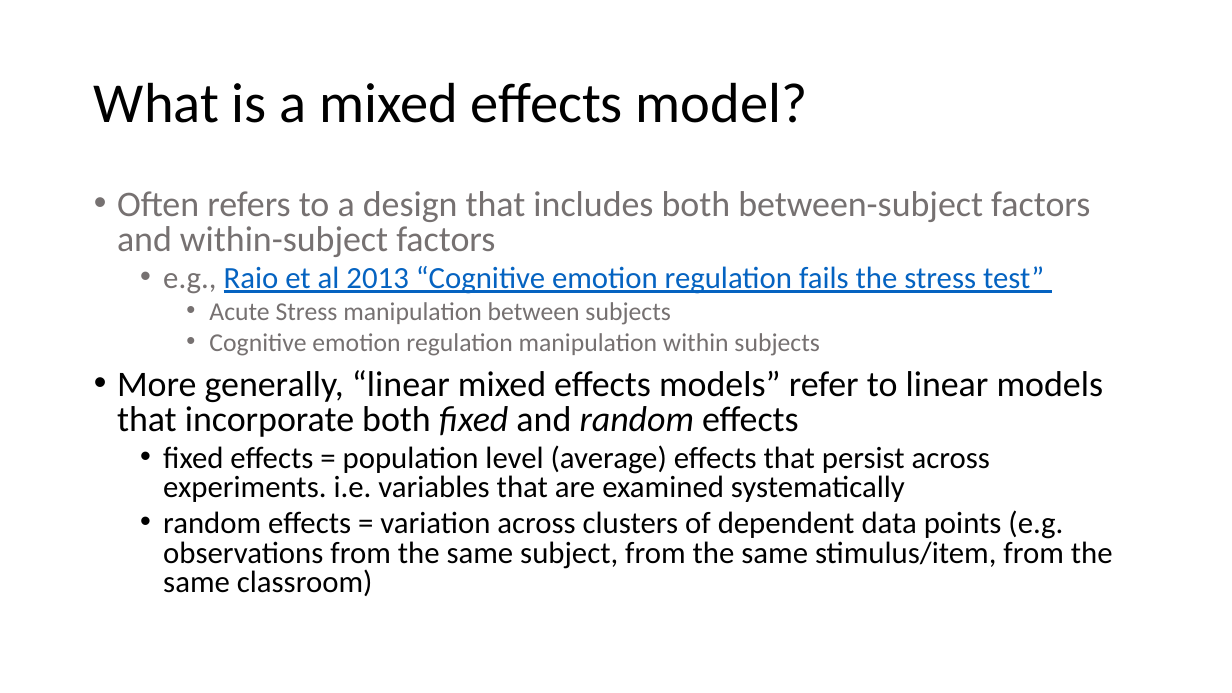
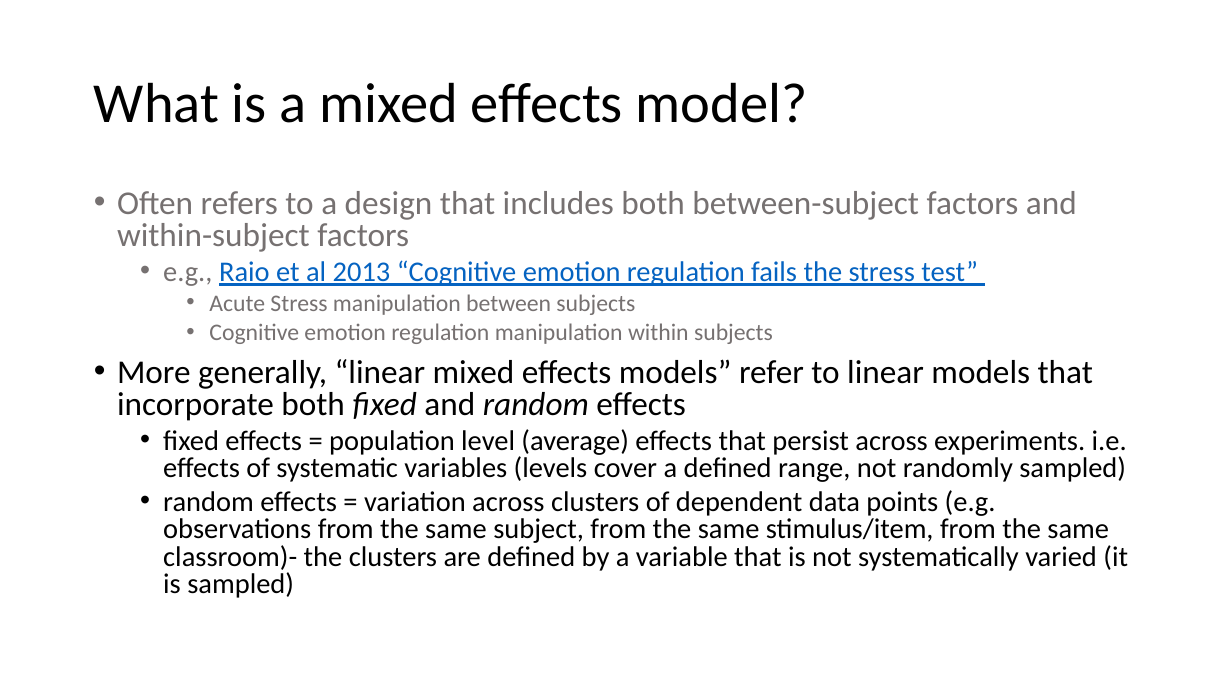
Before and after one commit to scream104/psych596, a slide deck: slide 24 of lecture-slides_upload/lecture/mixed-fx-lab.pptx. Drawn at 1232x693 pixels with LibreOffice and Linux fonts; fonts in the diff are those of the drawing. Boxes give left, top, right and bottom in pixels: in the first picture for what was removed or moved away, otherwise in the second. Text is boxed around its words. In the diff, an @@ line names an element or a change of style, - is before the commit and + after.

Commit message:
2024 slides update

```diff
--- a/lecture-slides_upload/lecture/mixed-fx-lab.pptx
+++ b/lecture-slides_upload/lecture/mixed-fx-lab.pptx
@@ text at (x1=117, y1=191, x2=1093, y2=421): size 28 to 25.9 pt in "Often refers to a design that includes ...", "More generally, “linear mixed effects models” refer ..."; size 24 to 22.2 pt in "e.g., Raio et al 2013 “Cognitive emotion ..."; size 20 to 18.5 pt in "Acute Stress manipulation between subjects", "Cognitive emotion regulation manipulation within subjects" @@
@@ text at (x1=163, y1=429, x2=1128, y2=598): text changed; size 24 to 22.2 pt @@
-  • fixed effects = population level (average) effects that persist across experiments. i.e. variables that are examined systematically
-  • random effects = variation across clusters of dependent data points (e.g. observations from the same subject, from the same stimulus/item, from the same classroom)
+  • fixed effects = population level (average) effects that persist across experiments. i.e. effects of systematic variables (levels cover a defined range, not randomly sampled)
+  • random effects = variation across clusters of dependent data points (e.g. observations from the same subject, from the same stimulus/item, from the same classroom)- the clusters are defined by a variable that is not systematically varied (it is sampled)
```
Also in this commit, not shown: 6 other slides changed.
